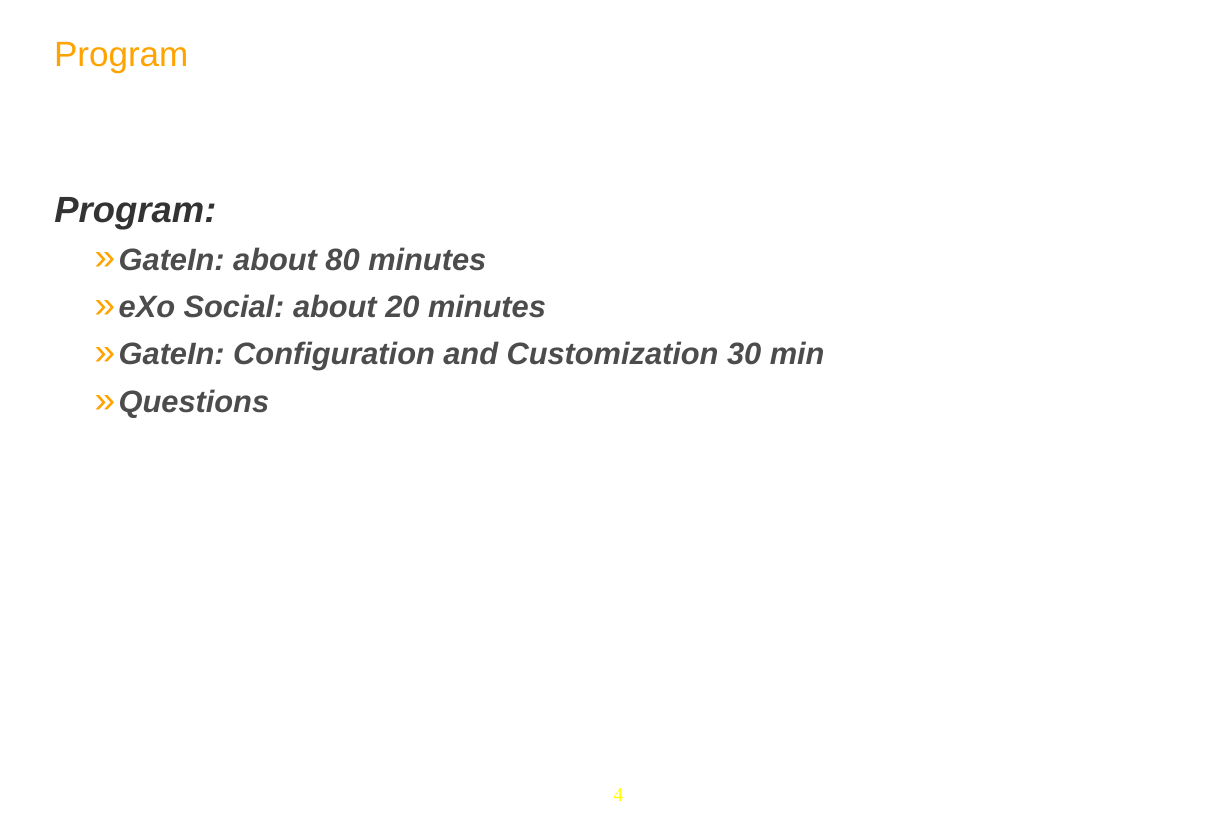
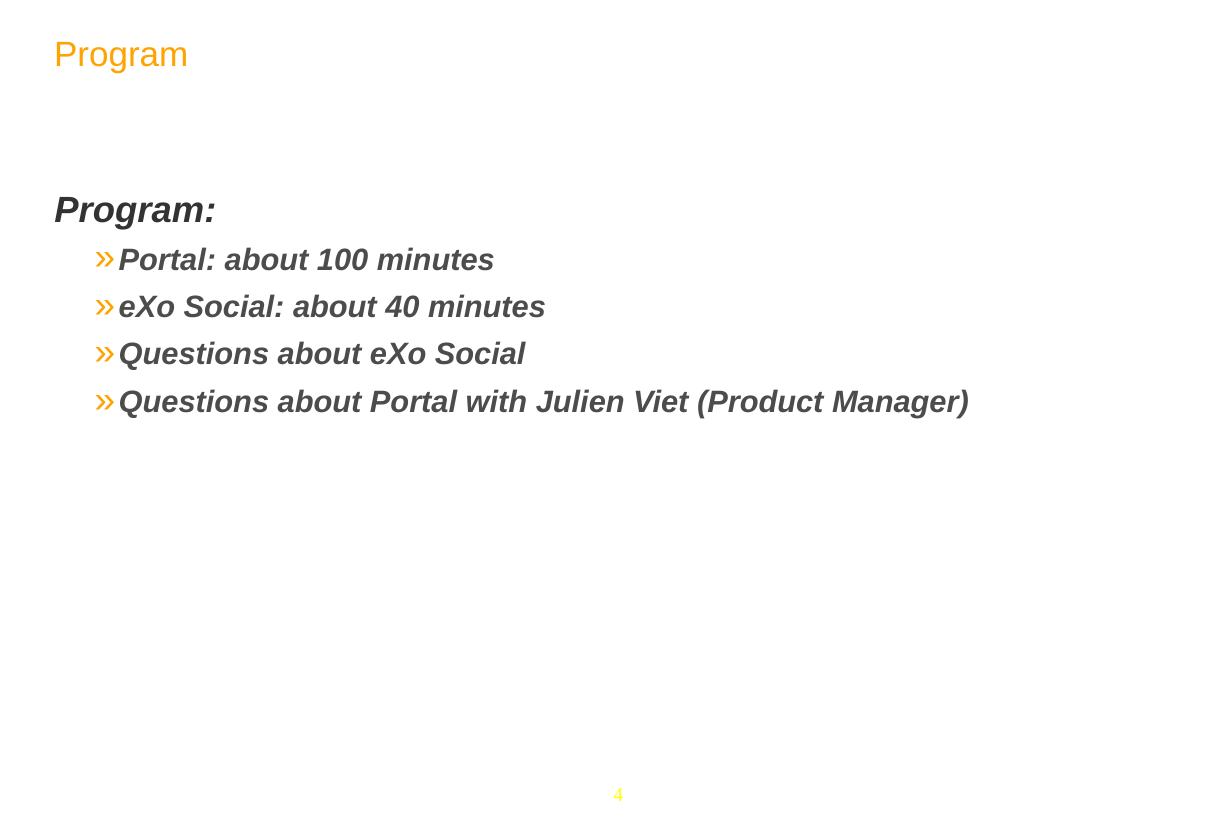
Before and after one commit to anhvurz90/training, a slide deck: slide 4 of slides/exo-fundamentals/en/010-General-Intro-XFund-en.pptx. Drawn at 1232x835 pixels with LibreOffice and Linux fonts; fonts in the diff are those of the drawing; background and template pictures are left out. Boxes give left, top, right and bottom in pixels: in the first picture for what was removed or moved away, otherwise in the second. Text is boxed around its words. In the diff, an @@ line names an element or a change of style, - is before the commit and + after.

```diff
--- a/slides/exo-fundamentals/en/010-General-Intro-XFund-en.pptx
+++ b/slides/exo-fundamentals/en/010-General-Intro-XFund-en.pptx
@@ text at (x1=119, y1=247, x2=969, y2=417): text changed @@
-  » GateIn: about 80 minutes
-  » eXo Social: about 20 minutes
-  » GateIn: Configuration and Customization 30 min
-  » Questions
+  » Portal: about 100 minutes
+  » eXo Social: about 40 minutes
+  » Questions about eXo Social
+  » Questions about Portal with Julien Viet (Product Manager)
```
Also in this commit, not shown: 1 other file.
